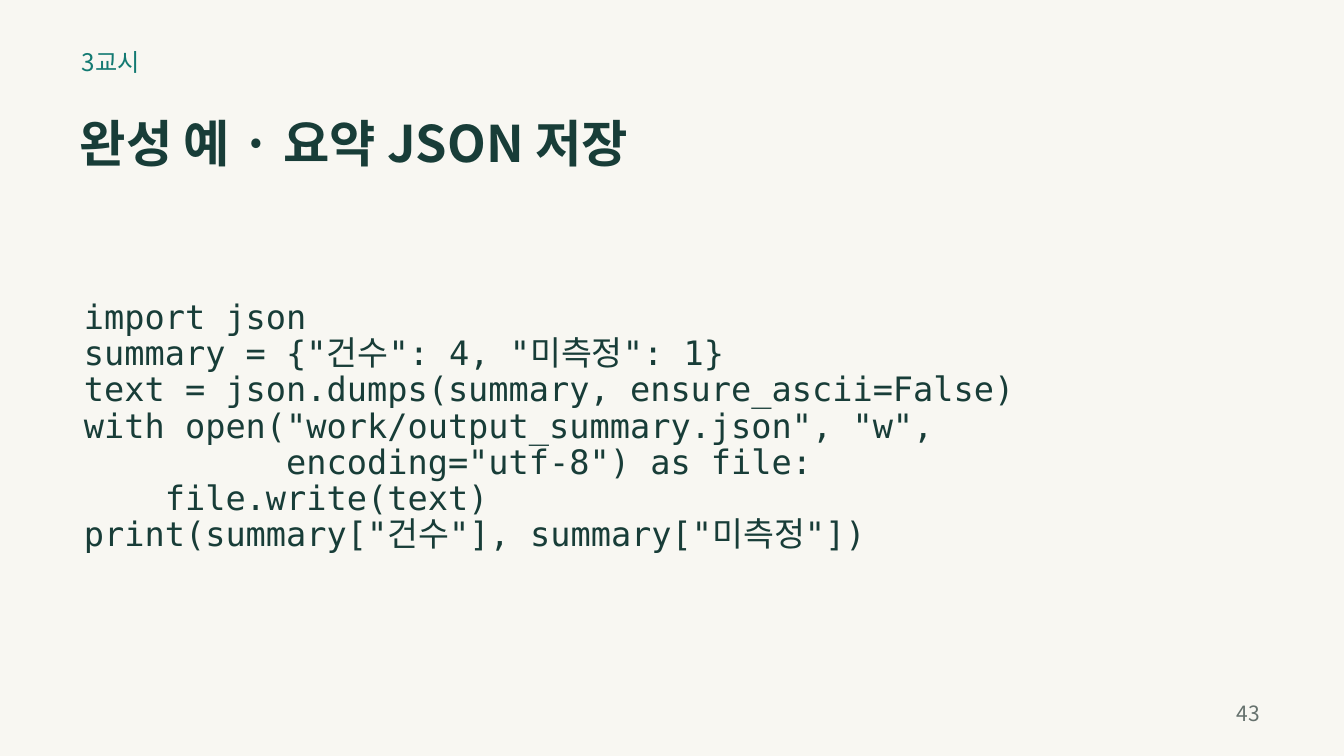
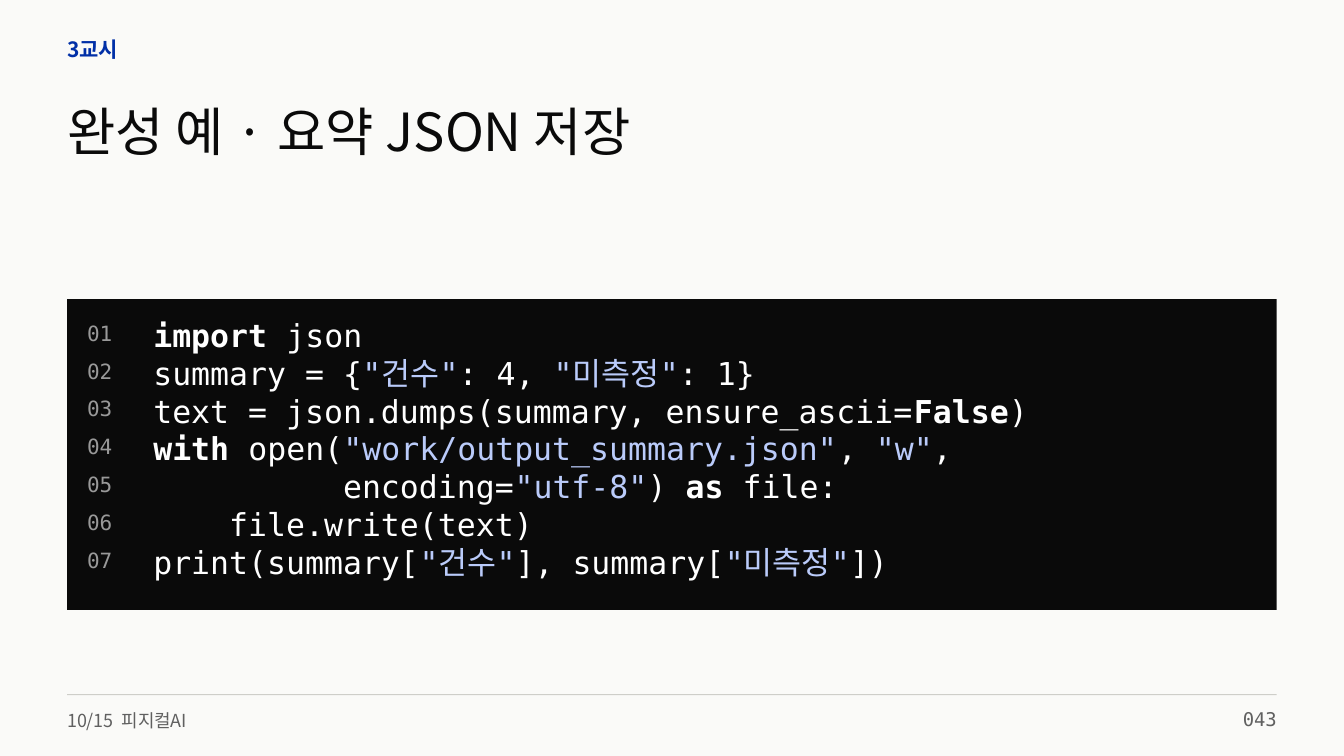
Before and after one commit to zeusk302-png/kdigital-physical-ai, a slide deck: slide 43 of downloads/2026-10-15/readable-slides.pptx. Drawn at 1344x756 pixels with LibreOffice and Linux fonts; fonts in the diff are those of the drawing. Boxes give left, top, right and bottom in pixels: in the first picture for what was removed or moved away, otherwise in the second. Text is boxed around its words. In the diff, an @@ line names an element or a change of style, - is before the commit and + after.

```diff
--- a/downloads/2026-10-15/readable-slides.pptx
+++ b/downloads/2026-10-15/readable-slides.pptx
@@ background #F8F7F2 to #FAFAF8 @@
@@ text "3교시": place and size @@
-text "3교시" at [82,51,140,73]
+text "3교시" at [67,39,118,59]
@@ text "3교시" at [67,39,118,59]: size 17.2 to 15 pt, text colour #137A72 to #002FA7, bold on @@
@@ text "완성 예 · 요약 JSON ...": place and size @@
-text "완성 예 · 요약 JSON ..." at [80,119,628,167]
+text "완성 예 · 요약 JSON ..." at [67,107,631,155]
@@ text "완성 예 · 요약 JSON ..." at [67,107,631,155]: size 36 to 37.5 pt, text colour #183D38 to #0A0A0A, bold off @@
@@ rectangle added at [68,299,1277,610], fill #0A0A0A @@
@@ text removed at [84,303,1014,553] @@
-import json
-summary = {"건수": 4, "미측정": 1}
-text = json.dumps(summary, ensure_ascii=False)
-with open("work/output_summary.json", "w",
-encoding="utf-8") as file:
-file.write(text)
-print(summary["건수"], summary["미측정"])
@@ text added at [87,325,112,341], 15 pt, text #999999 @@
+01
@@ text added at [153,321,362,354], 22.5 pt, text #FFFFFF, bold @@
+import json
@@ text added at [153,359,755,392], 22.5 pt, text #FFFFFF @@
+summary = {"건수": 4, "미측정": 1}
@@ text added at [87,363,112,379], 15 pt, text #999999 @@
+02
@@ text added at [87,400,112,416], 15 pt, text #999999 @@
+03
@@ text added at [153,399,1028,430], 22.5 pt, text #FFFFFF @@
+text = json.dumps(summary, ensure_ascii=False)
@@ text added at [87,438,112,454], 15 pt, text #999999 @@
+04
@@ text added at [153,435,952,468], 22.5 pt, text #BACBFA @@
+with open("work/output_summary.json", "w",
@@ text added at [87,476,112,492], 15 pt, text #999999 @@
+05
@@ text added at [343,474,838,505], 22.5 pt, text #FFFFFF @@
+encoding="utf-8") as file:
@@ text added at [87,514,112,530], 15 pt, text #999999 @@
+06
@@ text added at [229,512,533,540], 22.5 pt, text #FFFFFF @@
+file.write(text)
@@ text added at [87,552,112,568], 15 pt, text #999999 @@
+07
@@ text added at [153,548,888,581], 22.5 pt, text #FFFFFF @@
+print(summary["건수"], summary["미측정"])
@@ text added at [67,712,187,730], 12.8 pt, text #606060 @@
+10/15 피지컬AI
@@ rectangle added at [68,695,1277,696], fill #CECEC9 @@
@@ text removed at [1237,705,1260,721] @@
-43
@@ text added at [1243,712,1277,726], 13.5 pt, text #606060 @@
+043
```
Also in this commit, not shown: 96 other slides changed, 11 other files.
